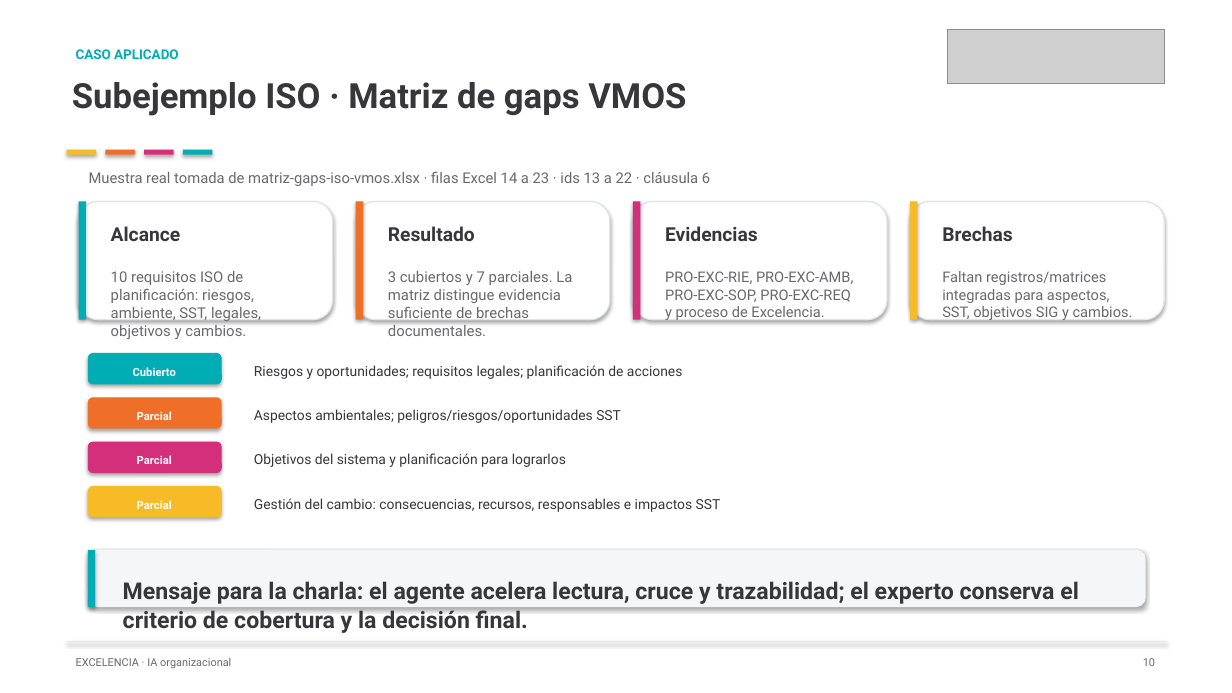
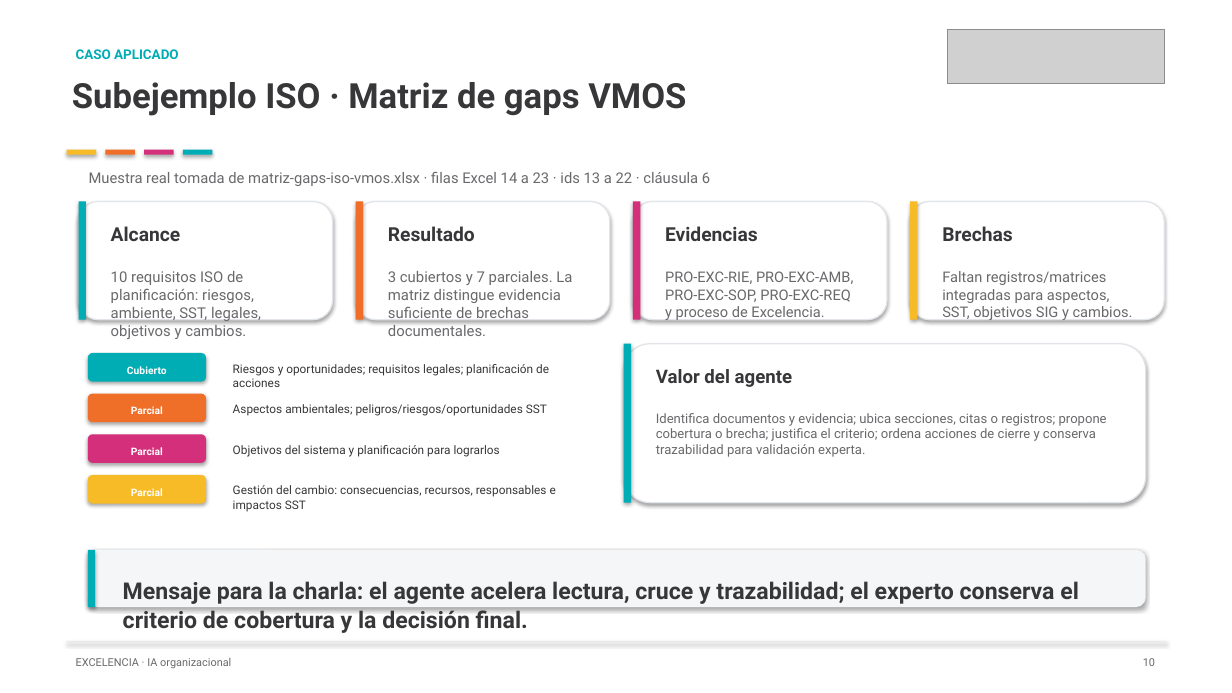
Before and after one commit to luispicone/presentacion_agentes_ia, a slide deck: slide 10 of presentacion/charla-excelencia-ia-organizacional.pptx. Drawn at 1232x693 pixels with LibreOffice and Linux fonts; fonts in the diff are those of the drawing; grey boxes stand for pictures. Boxes give left, top, right and bottom in pixels: in the first picture for what was removed or moved away, otherwise in the second. Text is boxed around its words. In the diff, an @@ line names an element or a change of style, - is before the commit and + after.

Commit message:
Incorporar valor del agente en slides ISO y PNC

```diff
--- a/presentacion/charla-excelencia-ia-organizacional.pptx
+++ b/presentacion/charla-excelencia-ia-organizacional.pptx
@@ rounded rectangle: place and size @@
-rounded rectangle at <box>88,353,222,384</box>
+rounded rectangle at <box>88,353,206,382</box>
@@ text "Riesgos y oportunidades; requisitos legales; ...": place and size @@
-text "Riesgos y oportunidades; requisitos legales; ..." at <box>254,365,682,379</box>
+text "Riesgos y oportunidades; requisitos legales; ..." at <box>233,364,549,387</box>
@@ rounded rectangle added at <box>624,344,1146,503</box>, fill #FFFFFF, outline #E1E4E8 1 pt @@
@@ rectangle added at <box>624,344,631,503</box>, fill #00ADB5 @@
@@ text added at <box>656,369,792,387</box>, 14.5 pt, text #373739, bold @@
+Valor del agente
@@ rounded rectangle: place and size @@
-rounded rectangle at <box>88,397,222,429</box>
+rounded rectangle at <box>88,394,206,422</box>
@@ text "Aspectos ambientales; peligros/riesgos/oportunidades SST": place and size @@
-text "Aspectos ambientales; peligros/riesgos/oportunidades SST" at <box>254,409,621,423</box>
+text "Aspectos ambientales; peligros/riesgos/oportunidades SST" at <box>233,404,547,416</box>
@@ text added at <box>656,413,1107,457</box>, 10.2 pt, text #69696C @@
+Identifica documentos y evidencia; ubica secciones, citas o registros; propone cobertura o brecha; justifica el criterio; ordena acciones de cierre y conserva trazabilidad para validación experta.
@@ rounded rectangle: place and size @@
-rounded rectangle at <box>88,442,222,473</box>
+rounded rectangle at <box>88,434,206,463</box>
@@ text "Parcial": place and size @@
-text "Parcial" at <box>137,455,172,464</box>
+text "Parcial" at <box>131,447,163,455</box>
@@ text "Objetivos del sistema y planificación ...": place and size @@
-text "Objetivos del sistema y planificación ..." at <box>254,453,566,467</box>
+text "Objetivos del sistema y planificación ..." at <box>233,445,500,457</box>
@@ rounded rectangle: place and size @@
-rounded rectangle at <box>88,486,222,518</box>
+rounded rectangle at <box>88,475,206,504</box>
@@ size 10.8 to 9.2 pt in 4 elements at <box>233,364,549,387</box>, <box>233,404,547,416</box>, <box>233,445,500,457</box>, <box>233,485,556,512</box> @@
@@ text "Gestión del cambio: consecuencias, recursos, ...": place and size @@
-text "Gestión del cambio: consecuencias, recursos, ..." at <box>254,498,721,512</box>
+text "Gestión del cambio: consecuencias, recursos, ..." at <box>233,485,556,512</box>
@@ size 8.8 to 8 pt in 4 elements at <box>127,366,167,374</box>, <box>131,406,163,414</box>, <box>131,447,163,455</box>, <box>131,488,163,496</box> @@
@@ text "Parcial": place and size @@
-text "Parcial" at <box>137,500,172,509</box>
+text "Parcial" at <box>131,488,163,496</box>
```
Also in this commit, not shown: 1 other slide changed, 2 other files.
